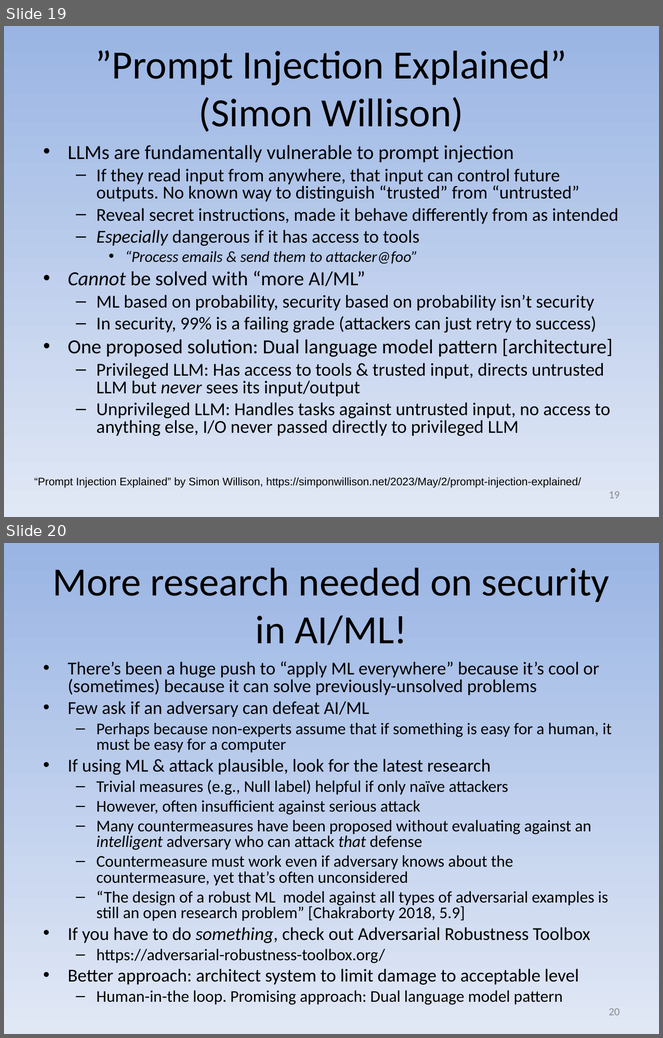
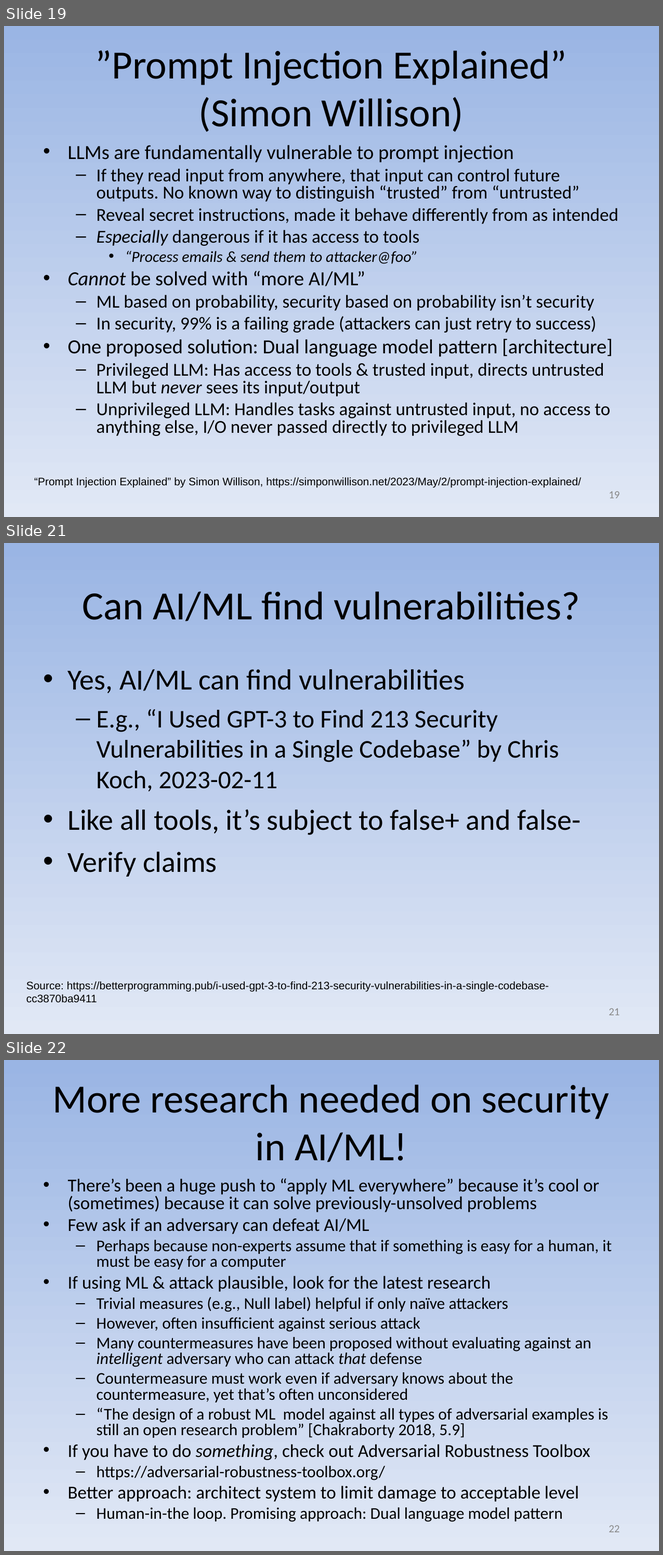
Before and after one commit to david-a-wheeler/david-a-wheeler.github.io, a slide deck: secure-class/presentations/Secure-Software-10-Misc.ppt. Shown one above the other, each under a label of ours: slides 19 and 20 before the commit, slides 19, 21 and 22 after it; the slides between them are not shown. The pictures are 663x1038 and 663x1555 pixels, drawn with LibreOffice and Linux fonts; fonts in the diff are those of the drawing. Boxes give left, top, right and bottom in pixels: in the first picture for what was removed or moved away, otherwise in the second. Text is boxed around its words. In the diff, an @@ line names an element or a change of style, - is before the commit and + after.

```diff
--- a/secure-class/presentations/Secure-Software-10-Misc.ppt
+++ b/secure-class/presentations/Secure-Software-10-Misc.ppt
@@ slide 21 added at [4, 543, 659, 1034], background gradient #9AB5E4 to #E1E8F5 @@
@@ title added at [82, 591, 580, 622], 44 pt, text #000000 @@
+Can AI/ML find vulnerabilities?
@@ text added at [68, 669, 581, 877], 28 pt, text #000000 @@
+• Yes, AI/ML can find vulnerabilities
+  – E.g., “I Used GPT-3 to Find 213 Security Vulnerabilities in a Single Codebase” by Chris Koch, 2023-02-11
+• Like all tools, it’s subject to false+ and false-
+• Verify claims
@@ text added at [26, 981, 549, 1003], 12 pt, text #000000 @@
+Source: https://betterprogramming.pub/i-used-gpt-3-to-find-213-security-vulnerabilities-in-a-single-codebase-cc3870ba9411
@@ page number added at [609, 1008, 620, 1016], 12 pt, text #898989 @@
+21
@@ what was slide 20 is now slide 22 @@
@@ page number at [609, 1525, 620, 1533]: text changed @@
-20
+22
```
Also in this commit, not shown: 2 slides changed, 1 other slide added.
